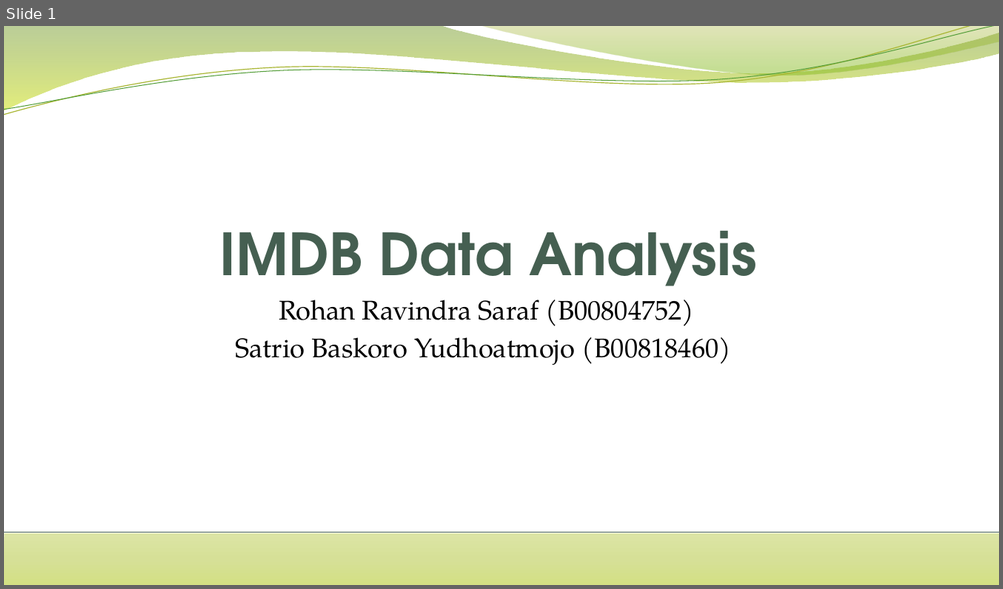
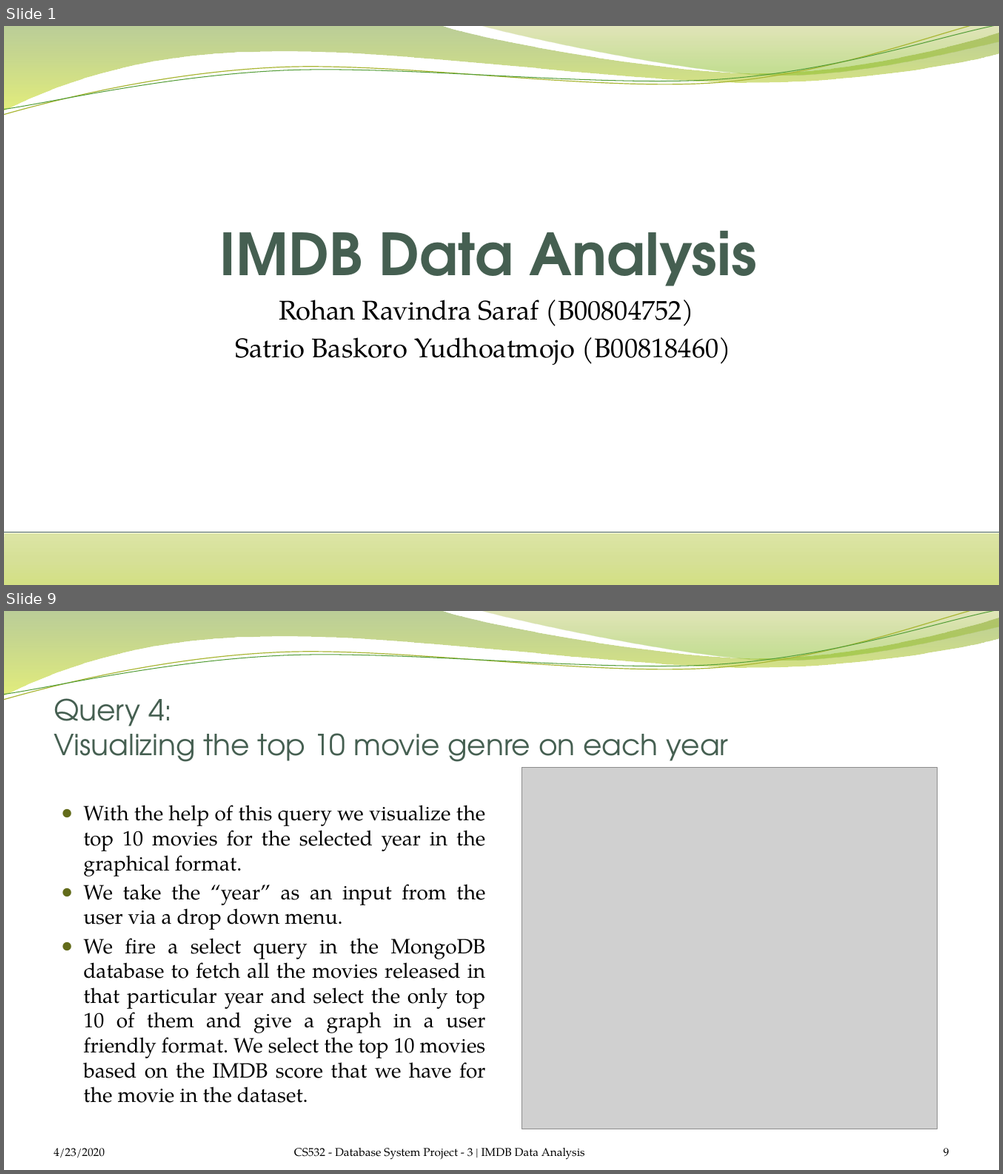
Before and after one commit to satrio-yudhoatmojo/CS532-Database-Systems-Spring-2020, a slide deck: Project-03/docs/saraf-yudhoatmojo_Presentation.pptx. Shown one above the other, each under a label of ours: slide 1 before the commit, slides 1 and 9 after it; the slides between them are not shown. The pictures are 1003x589 and 1003x1174 pixels, drawn with LibreOffice and Linux fonts; fonts in the diff are those of the drawing; grey boxes stand for pictures; background and template pictures are left out. Boxes give left, top, right and bottom in pixels: in the first picture for what was removed or moved away, otherwise in the second. Text is boxed around its words. In the diff, an @@ line names an element or a change of style, - is before the commit and + after.

```diff
--- a/Project-03/docs/saraf-yudhoatmojo_Presentation.pptx
+++ b/Project-03/docs/saraf-yudhoatmojo_Presentation.pptx
@@ slide 9 added at <box>4,611,999,1170</box>, background picture (left out); not listed: 4 template elements that a slide beside it also shows @@
@@ title added at <box>54,698,728,769</box>, 28 pt, text #455F51 @@
+Query 4:
+Visualizing the top 10 movie genre on each year
@@ picture added at <box>522,768,936,1130</box> @@
@@ text added at <box>83,805,486,1103</box>, 20 pt, text #000000 @@
+● With the help of this query we visualize the top 10 movies for the selected year in the graphical format.
+● We take the “year” as an input from the user via a drop down menu.
+● We fire a select query in the MongoDB database to fetch all the movies released in that particular year and select the only top 10 of them and give a graph in a user friendly format. We select the top 10 movies based on the IMDB score that we have for the movie in the dataset.
@@ text added at <box>54,1148,105,1159</box>, 11 pt, text #000000 @@
+4/23/2020
@@ text added at <box>294,1148,585,1160</box>, 11 pt, text #000000 @@
+CS532 - Database System Project - 3 | IMDB Data Analysis
@@ page number added at <box>943,1148,949,1157</box>, 11 pt, text #000000 @@
+9
```
Also in this commit, not shown: 4 slides changed, 8 other slides added, 3 slides removed.
